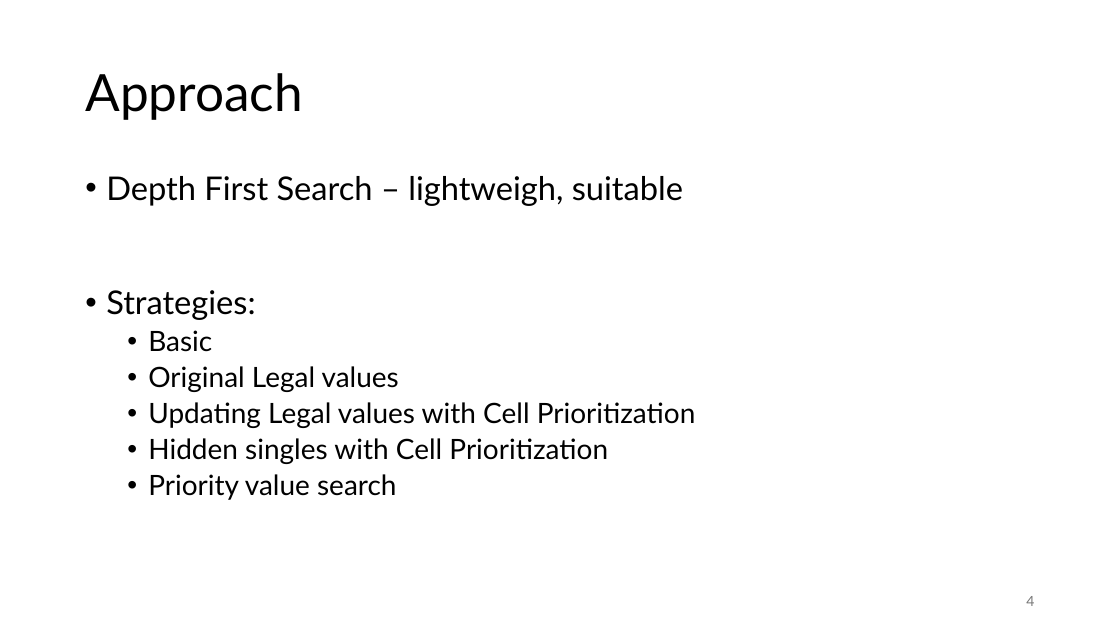
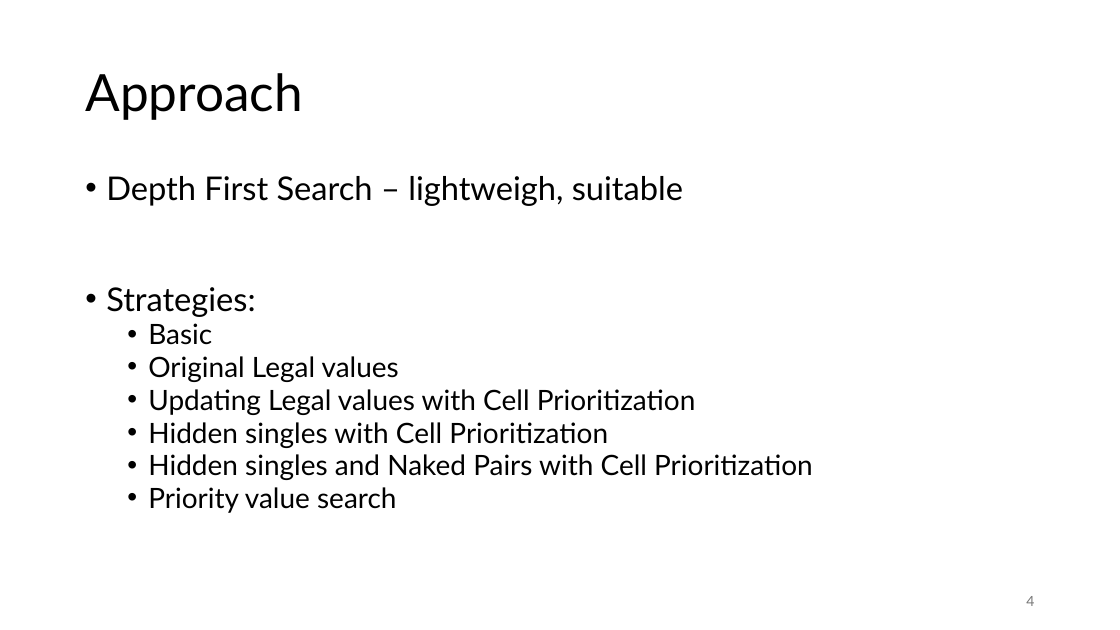
Before and after one commit to MarvinYyrike/sudoku_DFS_solver, a slide deck: slide 4 of Sudoku Solver.pptx. Drawn at 1120x630 pixels with LibreOffice and Linux fonts; fonts in the diff are those of the drawing. Boxes give left, top, right and bottom in pixels: in the first picture for what was removed or moved away, otherwise in the second. Text is boxed around its words. In the diff, an @@ line names an element or a change of style, - is before the commit and + after.

```diff
--- a/Sudoku Solver.pptx
+++ b/Sudoku Solver.pptx
@@ text at <box>106,287,696,513</box>: line spacing 0.9 to 0.8 @@
@@ text at <box>148,454,813,480</box>: paragraph added @@
+  • Hidden singles and Naked Pairs with Cell Prioritization
```
Also in this commit, not shown: 2 other slides changed, 2 slides added.
